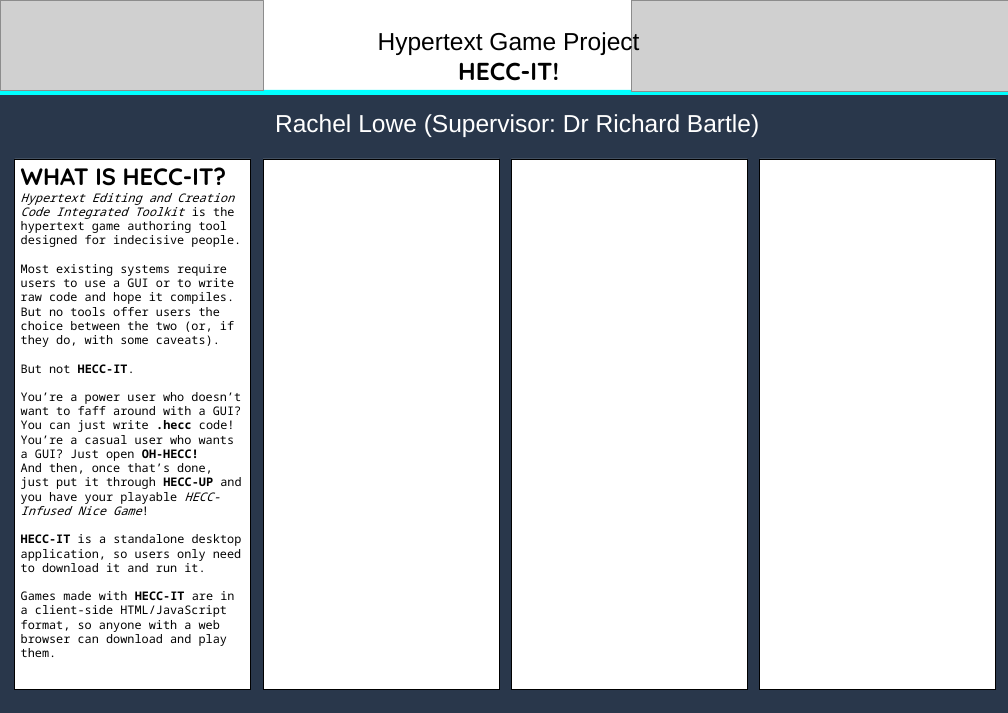
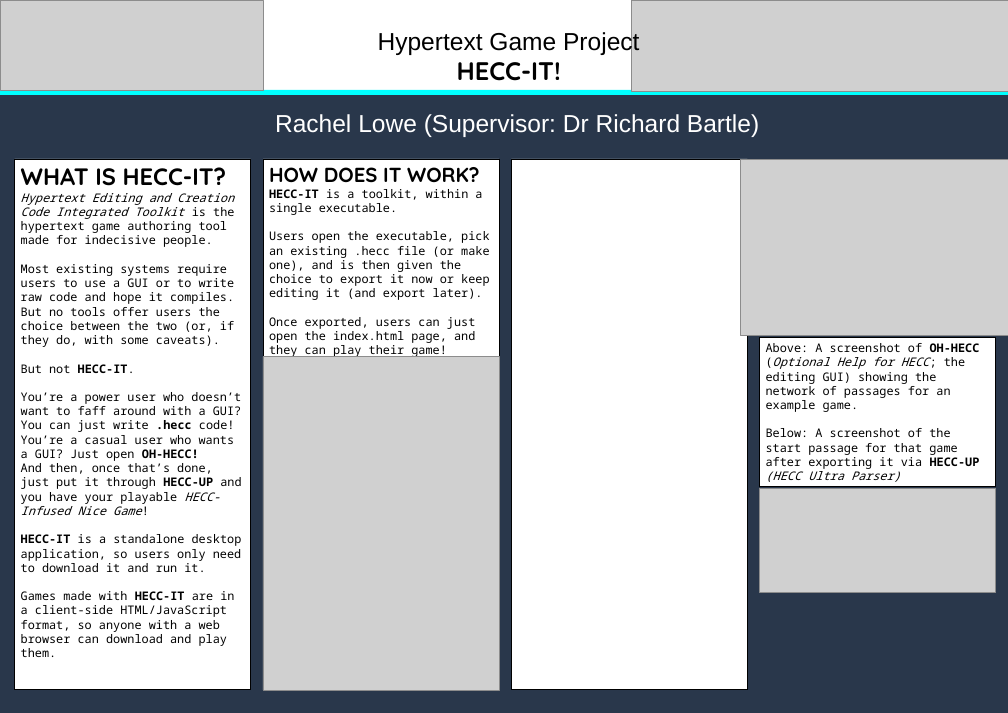
Before and after one commit to 11BelowStudio/HECC-IT, a slide deck: slide 1 of Reports n such/Rachel Lowe CE301 Poster HECC-IT.pptx. Drawn at 1008x713 pixels with LibreOffice and Linux fonts; fonts in the diff are those of the drawing; grey boxes stand for pictures; background and template pictures are left out. Boxes give left, top, right and bottom in pixels: in the first picture for what was removed or moved away, otherwise in the second. Text is boxed around its words. In the diff, an @@ line names an element or a change of style, - is before the commit and + after.

Commit message:
okay something weird happened with the poster's versioning or something. either way, this is the poster.

```diff
--- a/Reports n such/Rachel Lowe CE301 Poster HECC-IT.pptx
+++ b/Reports n such/Rachel Lowe CE301 Poster HECC-IT.pptx
@@ text at (457,62,561,81): size 29 to 30 pt in "HECC-IT!" @@
@@ text in rectangle at (269,167,489,358): text added @@
+HOW DOES IT WORK?
+HECC-IT is a toolkit, within a single executable.
+Users open the executable, pick an existing .hecc file (or make one), and is then given the choice to export it now or keep editing it (and export later).
+Once exported, users can just open the index.html page, and they can play their game!
@@ picture added at (740,160,1008,336) @@
@@ text in rectangle at (21,193,234,247): text changed @@
-Hypertext Editing and Creation Code Integrated Toolkit is the hypertext game authoring tool designed for indecisive people.
+Hypertext Editing and Creation Code Integrated Toolkit is the hypertext game authoring tool made for indecisive people.
@@ picture added at (263,357,499,690) @@
@@ rectangle "Above: A screenshot of OH-HECC ...": place and size @@
-rectangle "Above: A screenshot of OH-HECC ..." at (759,159,995,689)
+rectangle "Above: A screenshot of OH-HECC ..." at (759,338,995,486)
@@ text in rectangle at (766,343,980,482): text added @@
+Above: A screenshot of OH-HECC (Optional Help for HECC; the editing GUI) showing the network of passages for an example game.
+Below: A screenshot of the start passage for that game after exporting it via HECC-UP (HECC Ultra Parser)
@@ picture added at (759,488,995,593) @@
```
